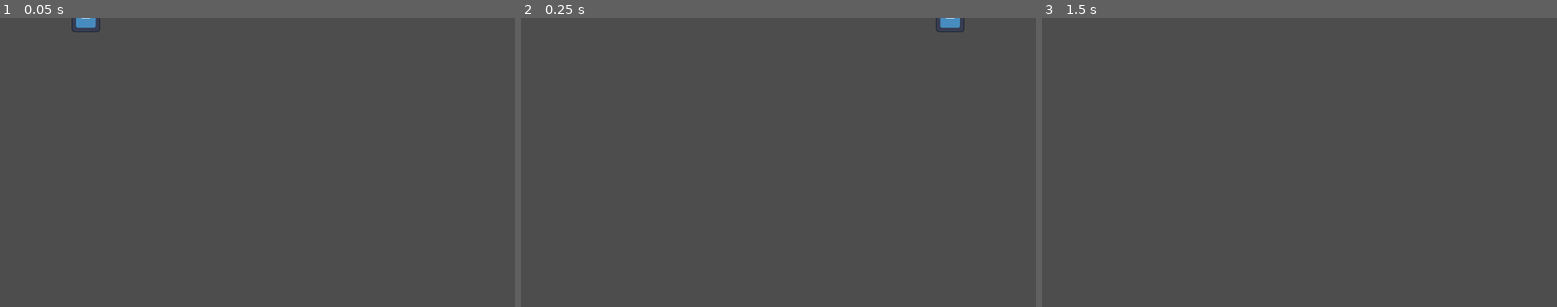
Above: before the commit, frames 1-3 (left to right).
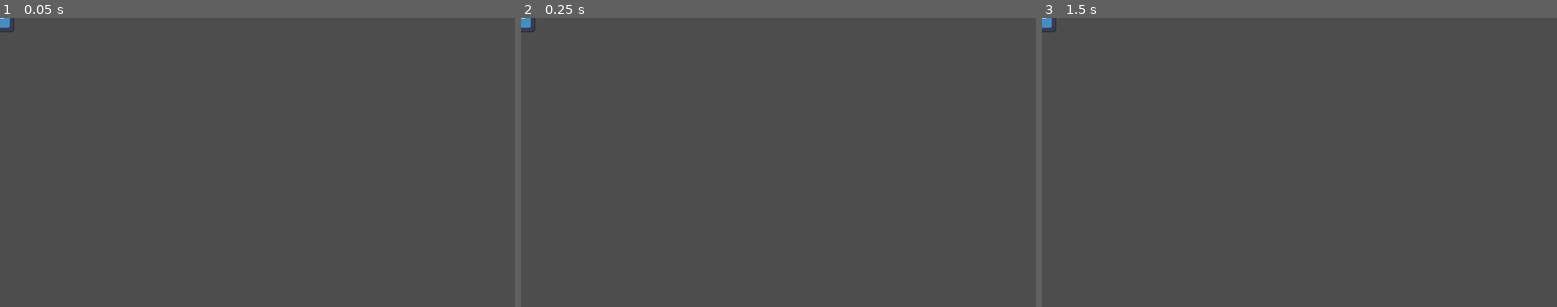
Above: after the commit, the same moments.

Repository: coyotecentral/vgd-fall-2024
Game: Godot game, scene res://node_2d.tscn
The game is run twice, just before and just after one commit, with the same random seed, the same clock (stepped at 60 frames per second) and the same inputs. The engine's default icon, where the game draws it, is replaced by a stand-in: a white triangle on a blue panel in a dark square.
Inputs:
- Up to frame 1 (0.05 s): no input
- Up to frame 2 (0.25 s): no input
- Up to frame 3 (1.5 s): tap Enter at 1.25 s

The runs differ from the first frame. In frame 1, 0.3% of the frame differs, in the area x 0-20%, y 0-5%; in frame 2, 0.3%, in the area x 0-87%, y 0-5%; in frame 3, less than 0.1%.

Commit message:
checkpoint

Diff:
--- a/node_2d.gd
+++ b/node_2d.gd
@@ -5,9 +5,12 @@
 
 # Called when the node enters the scene tree for the first time.
 func _ready():
-	pass # Replace with function body.
+	$Timer.timeout.connect(tick)
 
 
 # Called every frame. 'delta' is the elapsed time since the previous frame.
 func _process(delta):
+	pass
+
+func tick():
 	$Sprite2D.position += Vector2.RIGHT * tile_size
--- a/node_2d.tscn
+++ b/node_2d.tscn
@@ -9,3 +9,5 @@
 [node name="Sprite2D" type="Sprite2D" parent="."]
 scale = Vector2(0.5, 0.5)
 texture = ExtResource("1_cauy3")
+
+[node name="Timer" type="Timer" parent="."]
